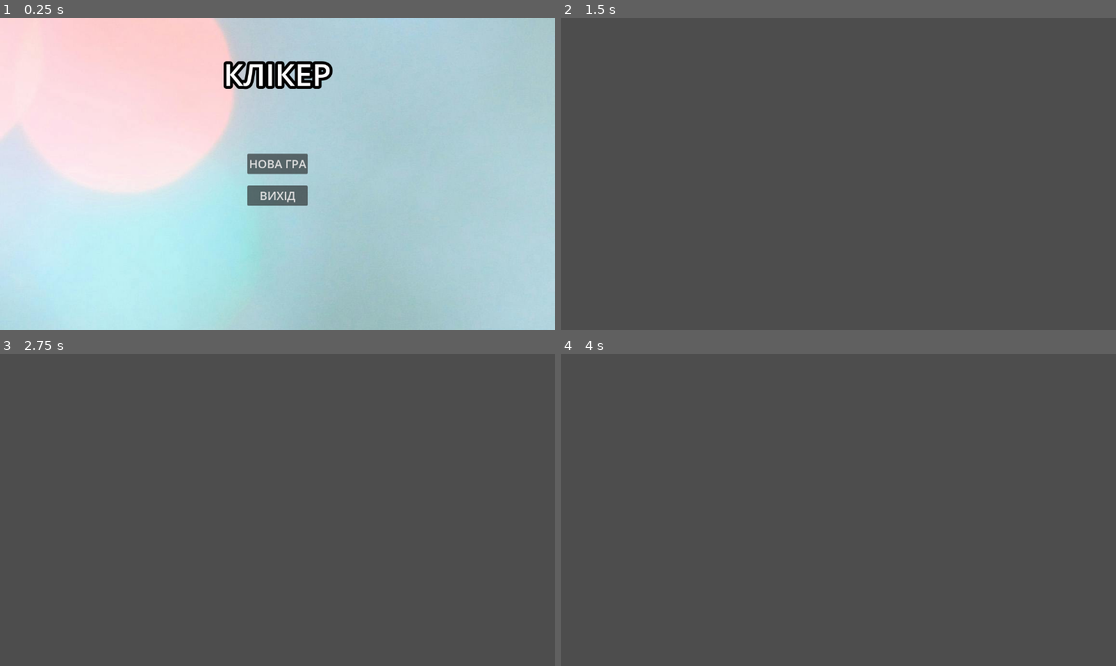
Above: before the commit, frames 1-4 (two rows, left to right).
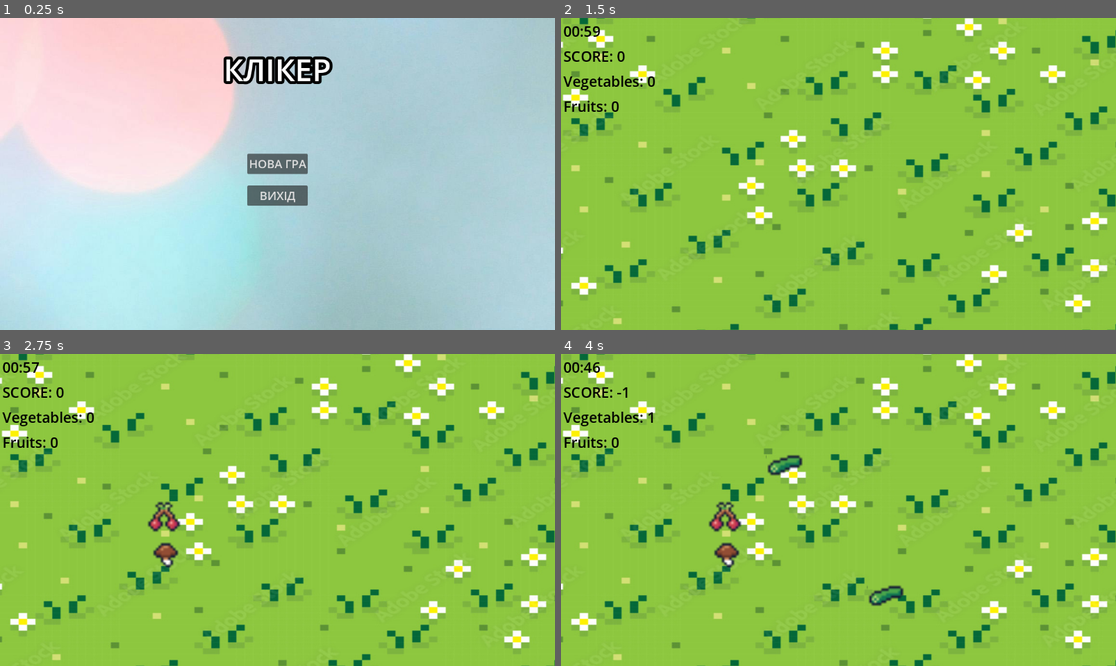
Above: after the commit, the same moments.

Repository: ivktac/godot-clicker
Game: Godot game, scene res://scenes/main_menu.tscn
The game is run twice, just before and just after one commit, with the same random seed, the same clock (stepped at 60 frames per second) and the same inputs.
Inputs (mouse positions are in pixels of both pictures, inside the frame that each line leads up to):
- Up to frame 1 (0.25 s): no input
- Up to frame 2 (1.5 s): click "НОВА ГРА" at 0.5 s; tap Enter at 1.25 s; move the mouse to (960, 158) at 1.27 s; click (960, 158) at 1.42 s
- Up to frame 3 (2.75 s): tap Space at 2 s; move the mouse to (166, 525) at 2.02 s; click (166, 525) at 2.17 s
- Up to frame 4 (4 s): move the mouse to (894, 441) at 2.77 s; click (894, 441) at 2.92 s; tap Enter at 3.5 s; move the mouse to (810, 572) at 3.52 s; click (810, 572) at 3.67 s

The runs differ from the first frame. In frame 1, 1.2% of the frame differs, in the area x 40-60%, y 12-23%; in frame 2, 100%, in the area x 0-100%, y 0-100%; in frame 3, 100%; in frame 4, 100%.

Commit message:
add spawner and clickers

Diff:
--- /dev/null
+++ b/globals.gd
@@ -0,0 +1,10 @@
+extends Node
+
+var is_game_over = false
+
+var score = 0
+var clicked_fruits = 0
+var clicked_vegetables = 0
+
+var is_clicked = false
+var duration = 0
--- /dev/null
+++ b/globals.tscn
@@ -0,0 +1,3 @@
+[gd_scene format=3 uid="uid://bryt1esw7s3lf"]
+
+[node name="Globals" type="Node2D"]
--- /dev/null
+++ b/nodes/fruit.tscn
@@ -0,0 +1,11 @@
+[gd_scene load_steps=3 format=3 uid="uid://b088sree212pd"]
+
+[ext_resource type="Texture2D" uid="uid://bris5aigex6vj" path="res://assets/sprites/fruits.png" id="1_4pypn"]
+[ext_resource type="Script" path="res://scripts/fruit.gd" id="2_70cx2"]
+
+[node name="RandomFruit" type="Sprite2D"]
+scale = Vector2(5, 5)
+texture = ExtResource("1_4pypn")
+region_enabled = true
+region_rect = Rect2(0, 0, 16, 16)
+script = ExtResource("2_70cx2")
--- /dev/null
+++ b/nodes/vegetable.tscn
@@ -0,0 +1,11 @@
+[gd_scene load_steps=3 format=3 uid="uid://qr1rqy21su5h"]
+
+[ext_resource type="Texture2D" uid="uid://8ybd8tf408o1" path="res://assets/sprites/vegetables.png" id="1_2dbil"]
+[ext_resource type="Script" path="res://scripts/vegetable.gd" id="2_n723u"]
+
+[node name="RandomVegetable" type="Sprite2D"]
+scale = Vector2(5, 5)
+texture = ExtResource("1_2dbil")
+region_enabled = true
+region_rect = Rect2(0, 0, 16, 16)
+script = ExtResource("2_n723u")
--- a/project.godot
+++ b/project.godot
@@ -15,6 +15,10 @@
 config/features=PackedStringArray("4.2", "GL Compatibility")
 config/icon="res://icon.svg"
 
+[autoload]
+
+Globals="*res://globals.gd"
+
 [rendering]
 
 renderer/rendering_method="gl_compatibility"
--- /dev/null
+++ b/scenes/game.tscn
@@ -0,0 +1,86 @@
+[gd_scene load_steps=7 format=3 uid="uid://c38fkjtlvv7m6"]
+
+[ext_resource type="Script" path="res://scripts/game.gd" id="1_hycbv"]
+[ext_resource type="Texture2D" uid="uid://bnu6xs7krjkfi" path="res://assets/backgrounds/background_001.jpg" id="2_mo5jc"]
+
+[sub_resource type="SystemFont" id="SystemFont_oysd3"]
+font_names = PackedStringArray("Impact")
+
+[sub_resource type="SystemFont" id="SystemFont_fns8m"]
+font_names = PackedStringArray("Impact")
+
+[sub_resource type="SystemFont" id="SystemFont_roqo4"]
+font_names = PackedStringArray("Impact")
+
+[sub_resource type="SystemFont" id="SystemFont_mhili"]
+font_names = PackedStringArray("Impact")
+
+[node name="Game" type="Node2D"]
+script = ExtResource("1_hycbv")
+
+[node name="Background" type="Sprite2D" parent="."]
+position = Vector2(369, 110.5)
+scale = Vector2(1.738, 1.221)
+texture = ExtResource("2_mo5jc")
+
+[node name="HUD" type="Control" parent="."]
+custom_minimum_size = Vector2(200, 200)
+layout_mode = 3
+anchors_preset = 0
+
+[node name="MarginContainer" type="MarginContainer" parent="HUD"]
+layout_mode = 1
+anchors_preset = 15
+anchor_right = 1.0
+anchor_bottom = 1.0
+grow_horizontal = 2
+grow_vertical = 2
+theme_override_constants/margin_left = 5
+theme_override_constants/margin_top = 5
+theme_override_constants/margin_right = 5
+theme_override_constants/margin_bottom = 5
+
+[node name="VBoxContainer" type="VBoxContainer" parent="HUD/MarginContainer"]
+layout_mode = 2
+theme_override_constants/separation = 10
+
+[node name="Seperator" type="Control" parent="HUD/MarginContainer/VBoxContainer"]
+layout_mode = 2
+
+[node name="CountdownTimer" type="Label" parent="HUD/MarginContainer/VBoxContainer"]
+layout_mode = 2
+size_flags_horizontal = 0
+theme_override_colors/font_color = Color(0, 0, 0, 1)
+theme_override_fonts/font = SubResource("SystemFont_oysd3")
+theme_override_font_sizes/font_size = 30
+text = "00:00"
+
+[node name="Score" type="Label" parent="HUD/MarginContainer/VBoxContainer"]
+layout_mode = 2
+size_flags_horizontal = 0
+theme_override_colors/font_color = Color(0, 0, 0, 1)
+theme_override_fonts/font = SubResource("SystemFont_fns8m")
+theme_override_font_sizes/font_size = 30
+text = "SCORE: 0"
+
+[node name="Vegetables" type="Label" parent="HUD/MarginContainer/VBoxContainer"]
+layout_mode = 2
+theme_override_colors/font_color = Color(0, 0, 0, 1)
+theme_override_fonts/font = SubResource("SystemFont_roqo4")
+theme_override_font_sizes/font_size = 30
+text = "Vegetables: 0"
+
+[node name="Fruits" type="Label" parent="HUD/MarginContainer/VBoxContainer"]
+layout_mode = 2
+theme_override_colors/font_color = Color(0, 0, 0, 1)
+theme_override_fonts/font = SubResource("SystemFont_mhili")
+theme_override_font_sizes/font_size = 30
+text = "Fruits: 0"
+
+[node name="Timer" type="Timer" parent="."]
+wait_time = 60.0
+one_shot = true
+
+[node name="Generation" type="Timer" parent="."]
+
+[connection signal="timeout" from="Generation" to="." method="_on_generation_timeout"]
--- a/scenes/main.tscn
+++ /dev/null
@@ -1,3 +0,0 @@
-[gd_scene format=3 uid="uid://c86xmgmqr2vhs"]
-
-[node name="Node2D" type="Node2D"]
--- a/scenes/main_menu.tscn
+++ b/scenes/main_menu.tscn
@@ -1,9 +1,12 @@
-[gd_scene load_steps=5 format=3 uid="uid://crc55npfx0f8l"]
+[gd_scene load_steps=6 format=3 uid="uid://crc55npfx0f8l"]
 
 [ext_resource type="Script" path="res://scripts/main_menu.gd" id="1_3pfgd"]
-[ext_resource type="Texture2D" uid="uid://56qblvmmar8v" path="res://assets/backgrounds/background_0000.jpg" id="2_dko82"]
+[ext_resource type="Texture2D" uid="uid://56qblvmmar8v" path="res://assets/backgrounds/background_000.jpg" id="2_mw8se"]
 
 [sub_resource type="SystemFont" id="SystemFont_0an5x"]
+font_names = PackedStringArray("Impact")
+
+[sub_resource type="SystemFont" id="SystemFont_ef31p"]
 font_names = PackedStringArray("Impact")
 
 [sub_resource type="SystemFont" id="SystemFont_gune0"]
@@ -26,7 +29,7 @@
 anchor_bottom = 1.0
 grow_horizontal = 2
 grow_vertical = 2
-texture = ExtResource("2_dko82")
+texture = ExtResource("2_mw8se")
 
 [node name="MarginContainer" type="MarginContainer" parent="."]
 layout_mode = 1
@@ -42,18 +45,25 @@
 
 [node name="VBoxContainer" type="VBoxContainer" parent="MarginContainer"]
 layout_mode = 2
-theme_override_constants/separation = 60
+theme_override_constants/separation = 50
 
 [node name="Seperator" type="Control" parent="MarginContainer/VBoxContainer"]
 layout_mode = 2
 
-[node name="Label" type="Label" parent="MarginContainer/VBoxContainer"]
+[node name="MenuTitle" type="Label" parent="MarginContainer/VBoxContainer"]
 layout_mode = 2
 theme_override_colors/font_outline_color = Color(0, 0, 0, 1)
 theme_override_constants/outline_size = 24
 theme_override_fonts/font = SubResource("SystemFont_0an5x")
 theme_override_font_sizes/font_size = 64
 text = "КЛІКЕР"
+horizontal_alignment = 1
+
+[node name="ScoreStatus" type="Label" parent="MarginContainer/VBoxContainer"]
+layout_mode = 2
+theme_override_colors/font_color = Color(0, 0, 0, 1)
+theme_override_fonts/font = SubResource("SystemFont_ef31p")
+theme_override_font_sizes/font_size = 44
 horizontal_alignment = 1
 
 [node name="HBoxContainer" type="HBoxContainer" parent="MarginContainer"]
--- /dev/null
+++ b/scripts/fruit.gd
@@ -0,0 +1,24 @@
+extends Sprite2D
+
+var frames = texture.get_width() / region_rect.size.x
+var delay = 0
+
+func _ready():
+	var random_index = randi_range(0, frames - 1)
+	region_rect.position.x = random_index * region_rect.size.x
+
+func _process(delta):
+	delay += delta
+	if delay > 3:
+		delay = 0
+		queue_free()
+
+func _input(event):
+	if event is InputEventMouseButton and event.pressed and event.button_index == MOUSE_BUTTON_LEFT:
+		if get_rect().has_point(to_local(event.position)):
+			Globals.score += 1
+			Globals.clicked_fruits += 1
+			Globals.is_clicked = true
+			Globals.duration = +5
+
+			queue_free()
--- /dev/null
+++ b/scripts/game.gd
@@ -0,0 +1,73 @@
+extends Node2D
+
+@onready var countdown_timer_label = $HUD/MarginContainer/VBoxContainer/CountdownTimer
+@onready var timer = $Timer
+
+@onready var score_label = $HUD/MarginContainer/VBoxContainer/Score
+@onready var vegetables_label = $HUD/MarginContainer/VBoxContainer/Vegetables
+@onready var fruits_label = $HUD/MarginContainer/VBoxContainer/Fruits
+
+
+@onready var fruit = preload("res://nodes/fruit.tscn")
+@onready var vegetable = preload("res://nodes/vegetable.tscn")
+
+@onready var gen = $Generation
+
+func _ready():
+	reset_globals()
+
+	gen.start()
+	timer.start()
+
+func _process(_delta):
+	self.update_hud()
+
+	if !timer.is_stopped():
+		update_timer()
+	else:
+		game_over()
+
+
+func _on_generation_timeout():
+	randomize()
+
+	var plant = gen_plant()
+	plant.position = Vector2(randi_range(200, 1100), randi_range(200, 500))
+	self.add_child(plant)
+
+	gen.wait_time = randf_range(0, 0.5) + randf_range(0, 0.5)
+
+func gen_plant() -> Node2D:
+	var plants = [fruit, vegetable]
+	var kinds = plants[randi() % plants.size()]
+	return kinds.instantiate()
+
+func time_left_to_live():
+	var time_left = timer.time_left
+	var minute = floor(time_left / 60)
+	var second = int(time_left) % 60
+	return [minute, second]
+
+func update_hud():
+	countdown_timer_label.text = "%02d:%02d" % time_left_to_live()
+	score_label.text = "SCORE: %d" % Globals.score
+	vegetables_label.text = "Vegetables: %d" % Globals.clicked_vegetables
+	fruits_label.text = "Fruits: %d" % Globals.clicked_fruits
+
+func reset_globals():
+	Globals.score = 0
+	Globals.clicked_fruits = 0
+	Globals.clicked_vegetables = 0
+	Globals.duration = 0
+	Globals.is_clicked = false
+	Globals.is_game_over = false
+
+func update_timer():
+	if Globals.is_clicked:
+		if (timer.time_left + Globals.duration > 0):
+			timer.start(timer.time_left + Globals.duration)
+		Globals.is_clicked = false
+
+func game_over():
+	Globals.is_game_over = true
+	self.get_tree().change_scene_to_file("res://scenes/main_menu.tscn")
--- a/scripts/main_menu.gd
+++ b/scripts/main_menu.gd
@@ -3,9 +3,16 @@
 
 @onready var start_button = $MarginContainer/HBoxContainer/VBoxContainer/Start_Button as Button
 @onready var exit_button = $MarginContainer/HBoxContainer/VBoxContainer/Exit_Button as Button
-@onready var start_game = preload("res://scenes/main.tscn") as PackedScene
+@onready var start_game = preload("res://scenes/game.tscn") as PackedScene
+
+@onready var menu_title = $MarginContainer/VBoxContainer/MenuTitle
+@onready var score_status_label = $MarginContainer/VBoxContainer/ScoreStatus
 
 func _ready():
+	if Globals.is_game_over:
+		menu_title.text = "Game Over"
+		score_status_label.text = "Score: %d" % Globals.score
+
 	start_button.button_down.connect(on_start_pressed)
 	exit_button.button_down.connect(on_exit_pressed)
 
--- /dev/null
+++ b/scripts/vegetable.gd
@@ -0,0 +1,23 @@
+extends Sprite2D
+
+var frames = texture.get_width() / region_rect.size.x
+var delay = 0
+
+func _ready():
+	var random_index = randi_range(0, frames - 1)
+	region_rect.position.x = random_index * region_rect.size.x
+
+func _process(delta):
+	delay += delta
+	if delay > 5:
+		delay = 0
+		queue_free()
+
+func _input(event):
+	if event is InputEventMouseButton and event.pressed and event.button_index == MOUSE_BUTTON_LEFT:
+		if get_rect().has_point(to_local(event.position)):
+			Globals.score -= 1
+			Globals.clicked_vegetables += 1
+			Globals.is_clicked = true
+			Globals.duration = -10
+			queue_free()
Renamed: assets/backgrounds/background_0000.jpg -> assets/backgrounds/background_000.jpg
Not shown, added: assets/backgrounds/background_000.jpg.import
Binary file added: assets/backgrounds/background_001.jpg
Not shown, added: assets/backgrounds/background_001.jpg.import
Binary file added: assets/sprites/fruits.png
Not shown, added: assets/sprites/fruits.png.import
Binary file added: assets/sprites/vegetables.png
Not shown, added: assets/sprites/vegetables.png.import
Binary file added: scenes/background_001.jpg
Not shown, changed: scenes/background_001.jpg.import
Binary file added: screenshots/Screenshot 2024-05-16 092220.png
Not shown, added: screenshots/Screenshot 2024-05-16 092220.png.import
(and 6 more such lines)
